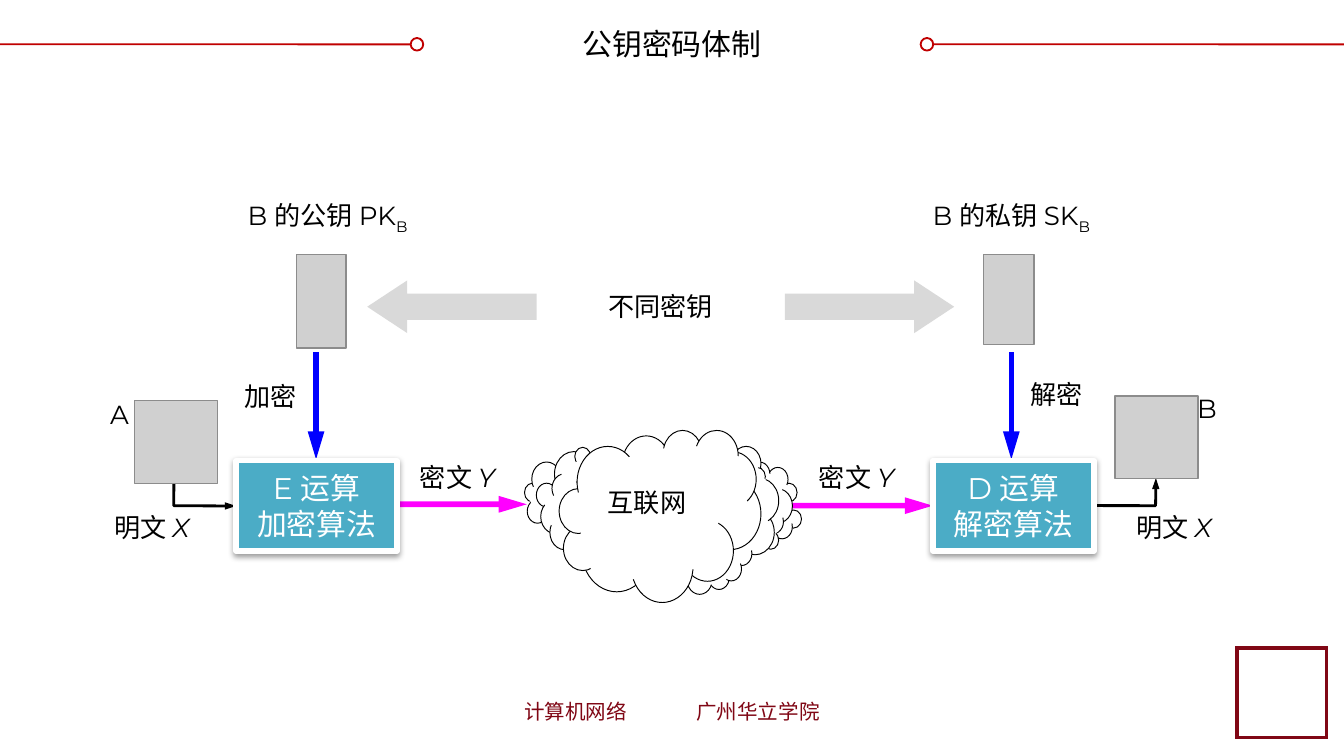
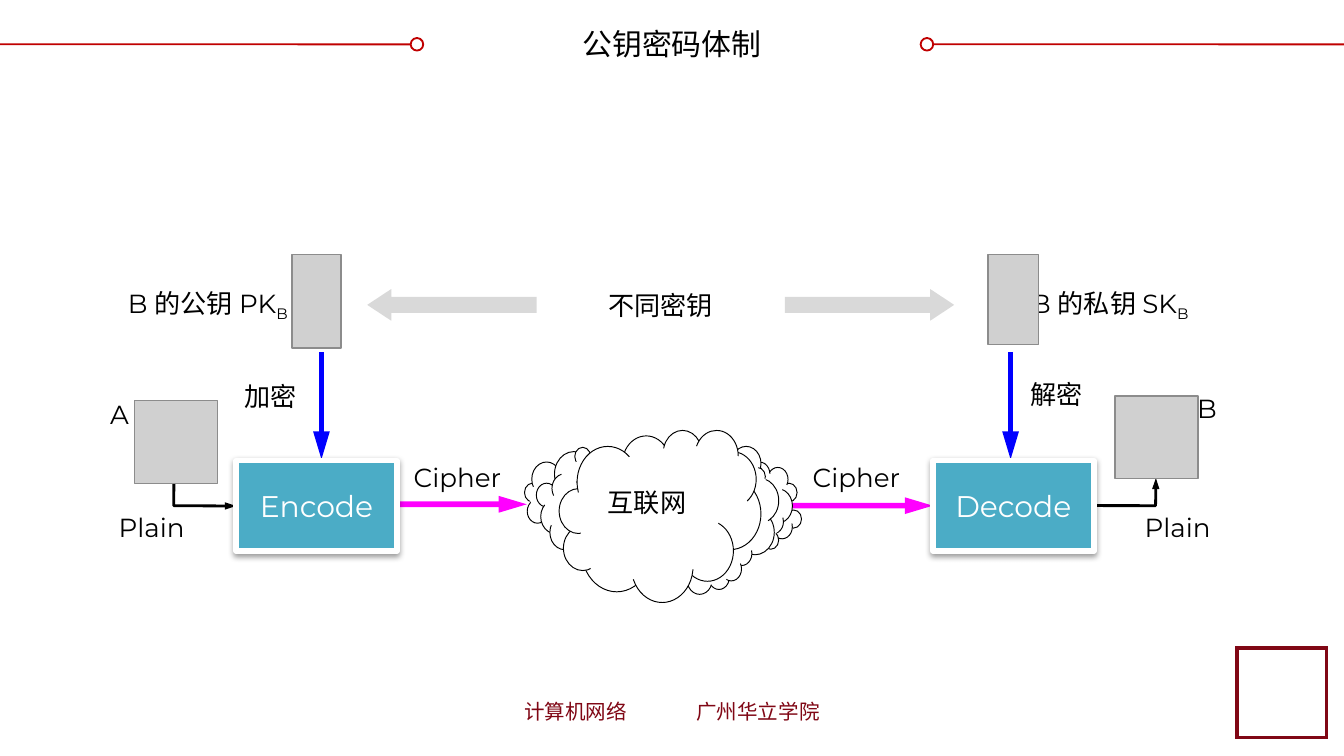
Before and after one commit to glplaman/glplaman.github.io, a slide deck: slide 19 of network/ppt/chap7.pptx. Drawn at 1344x756 pixels with LibreOffice and Linux fonts; fonts in the diff are those of the drawing; grey boxes stand for pictures; background and template pictures are left out. Boxes give left, top, right and bottom in pixels: in the first picture for what was removed or moved away, otherwise in the second. Text is boxed around its words. In the diff, an @@ line names an element or a change of style, - is before the commit and + after.

```diff
--- a/network/ppt/chap7.pptx
+++ b/network/ppt/chap7.pptx
@@ picture: place and size @@
-picture at box(296, 255, 346, 349)
+picture at box(292, 255, 342, 349)
@@ picture: place and size @@
-picture at box(983, 255, 1034, 345)
+picture at box(989, 255, 1040, 345)
@@ text "B 的公钥 PKB": place and size @@
-text "B 的公钥 PKB" at box(248, 203, 352, 227)
+text "B 的公钥 PKB" at box(128, 291, 233, 315)
@@ left arrow: place and size @@
-left arrow at box(367, 281, 536, 333)
+left arrow at box(367, 289, 536, 321)
@@ left arrow: place and size @@
-left arrow at box(785, 281, 954, 333)
+left arrow at box(785, 289, 954, 321)
@@ text "B 的私钥 SKB" rewrapped from box(933, 203, 1037, 227) to box(1031, 287, 1136, 319) @@
@@ freeform shape: place and size @@
-freeform shape at box(306, 352, 316, 460)
+freeform shape at box(312, 352, 321, 460)
@@ text at box(414, 467, 502, 492): text changed @@
-密文 Y
+Cipher
@@ text at box(813, 467, 901, 492): text changed @@
-密文 Y
+Cipher
@@ text in rectangle at box(260, 495, 373, 517): text changed @@
-E 运算
-加密算法
+Encode
@@ text in rectangle at box(955, 495, 1071, 517): text changed @@
-D 运算
-解密算法
+Decode
@@ text at box(119, 517, 185, 537): text changed @@
-明文 X
+Plain
@@ text at box(1145, 517, 1211, 537): text changed @@
-明文 X
+Plain
```
Also in this commit, not shown: 4 other slides changed, 20 other files.
